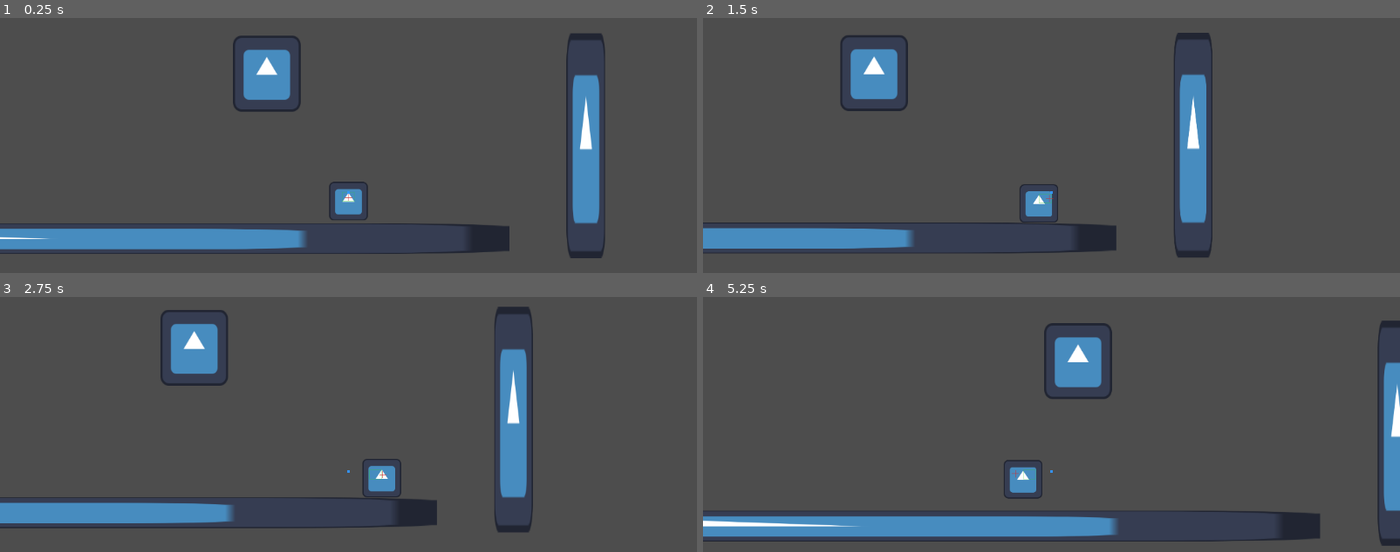
Above: before the commit, frames 1-4 (two rows, left to right).
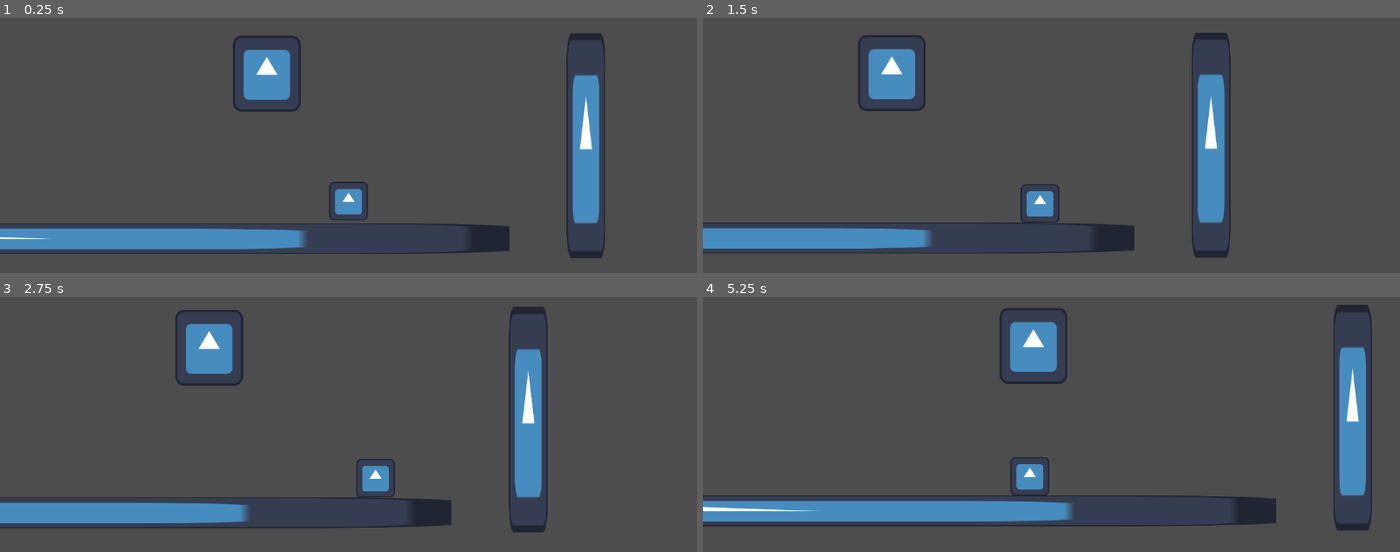
Above: after the commit, the same moments.

Repository: GamedevSuicraft/Laboratorio-de-Sistemas-de-Godot
Game: Godot game, scene res://tests/TestScene.tscn
Two runs of this game, one before a commit and one after it. Both use one fixed random seed, a clock stepped at 60 frames per second and the inputs below. The project has no main scene, so this scene is started directly. The engine's default icon, where the game draws it, is replaced by a stand-in: a white triangle on a blue panel in a dark square.
Inputs:
- Up to frame 1 (0.25 s): no input
- Up to frame 2 (1.5 s): tap Enter (ui_accept) at 0.5, 0.77 s; hold Right (ui_right) 0.53-1.28 s; hold E (interact) 0.53-1.28 s; hold Left (ui_left) from 1.28 s (still down); tap E (interact) at 1.35 s
- Up to frame 3 (2.75 s): tap Enter (ui_accept) at 1.52 s; release Left (ui_left) at 2.03 s; hold Right (ui_right) from 2.03 s (still down); hold E (interact) from 2.03 s (still down)
- Up to frame 4 (5.25 s): release E (interact) at 2.78 s; tap E (interact) at 2.85, 4.35 s; tap Enter (ui_accept) at 3.02, 3.77, 4.52 s; release Right (ui_right) at 3.53 s; hold E (interact) 3.53-4.28 s; hold Left (ui_left) from 3.53 s (still down); hold E (interact) from 5.03 s (still down)

The runs differ from the first frame. In frame 1, less than 0.1% of the frame differs, in the area x 49-51%, y 67-73%; in frame 2, 6.3%; in frame 3, 5.8%; in frame 4, 18%, in the area x 0-100%, y 3-98%.

Commit message:
Adiciona Input buffer e coyote time ao 2Dplatformer movement component

Diff:
--- a/components/movement/Platformer2D/Platformer2DComponent.gd
+++ b/components/movement/Platformer2D/Platformer2DComponent.gd
@@ -1,23 +1,49 @@
 @icon("./platformer_movement.svg")
 class_name Platformer2DComponent extends Node
 
+@export_group("Movement Settings")
 @export var speed: float = 200.0
 @export var jump_velocity: float = 1000.0
 @export var gravity_multiplier: float = 1.0
+
+@export_group("Game Feel")
+## The time window (in seconds) the player is allowed to jump after leaving a ledge.
+@export var coyote_time: float = 0.15
+
+## The time window (in seconds) that stores a jump input if pressed shortly before landing.
+@export var jump_buffer_time: float = 0.15
+
+var _coyote_timer: float = 0.0
+var _jump_buffer_timer: float = 0.0
 
 
 func move_and_jump(body: CharacterBody2D, direction_x: float, jump_pressed: bool, delta: float) -> void:
 	var gravity = ProjectSettings.get_setting("physics/2d/default_gravity") * gravity_multiplier
 
-	# Apply gravity
+	# 1. Update Coyote Timer (tolerance window after leaving floor)
+	if body.is_on_floor():
+		_coyote_timer = coyote_time
+	else:
+		_coyote_timer -= delta
+
+	# 2. Update Jump Buffer Timer (records jump intent shortly before landing)
+	if jump_pressed:
+		_jump_buffer_timer = jump_buffer_time
+	else:
+		_jump_buffer_timer -= delta
+
+	# 3. Apply gravity
 	if not body.is_on_floor():
 		body.velocity.y += gravity * delta
 
-	# Jump
-	if jump_pressed and body.is_on_floor():
+	# 4. Jump Execution (checks if both inputs are valid and buffered)
+	if _jump_buffer_timer > 0.0 and _coyote_timer > 0.0:
 		body.velocity.y = -jump_velocity
-		print(body.velocity.y)
 
-	# Horizontal movement
+		# Consume both timers immediately to prevent double-jumping in mid-air
+		_coyote_timer = 0.0
+		_jump_buffer_timer = 0.0
+
+	# 5. Apply Horizontal movement
 	body.velocity.x = direction_x * speed
 	body.move_and_slide()
--- a/tests/TestScene.tscn
+++ b/tests/TestScene.tscn
@@ -11,7 +11,6 @@
 
 [node name="Player" parent="." unique_id=634229271 instance=ExtResource("3_4lxj7")]
 position = Vector2(322, 477)
-speed = 500.0
 
 [node name="StaticBody2D" type="StaticBody2D" parent="." unique_id=1484478081]
 position = Vector2(51.999985, -18.000002)
@@ -56,4 +55,3 @@
 position = Vector2(319, 480)
 zoom = Vector2(0.5, 0.5)
 target = NodePath("../Player")
-show_debug_visuals = true
--- a/tests/player.tscn
+++ b/tests/player.tscn
@@ -37,6 +37,7 @@
 
 [node name="Platformer2DComponent" parent="." unique_id=1594160203 instance=ExtResource("7_irqq7")]
 unique_name_in_owner = true
+speed = 400.0
 jump_velocity = 400.0
 
 [node name="Interactor2D" parent="." unique_id=309487755 instance=ExtResource("8_xxxkg")]
--- a/tests/playerController.gd
+++ b/tests/playerController.gd
@@ -1,15 +1,9 @@
 extends CharacterBody2D
-
-@export var speed: float = 200
 
 @export_group("References")
 @export var inventory: InventoryComponent
 @export var movement: Platformer2DComponent
 @export var interactor: Interactor2D
-
-
-func _ready() -> void:
-	movement.speed = speed
 
 
 func _physics_process(delta: float) -> void:
